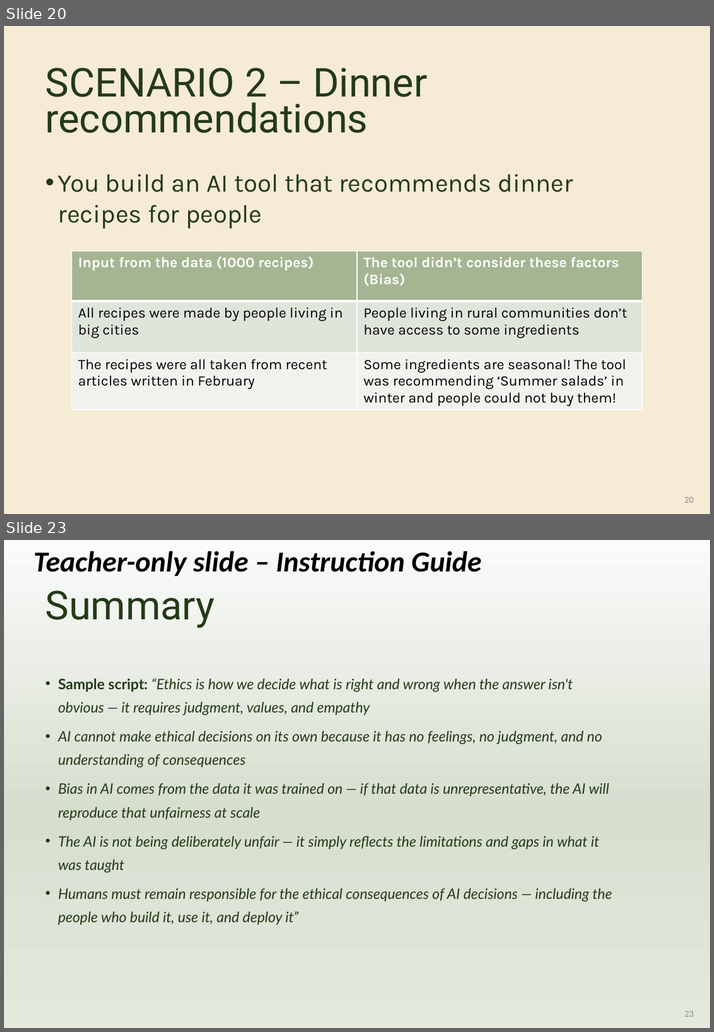
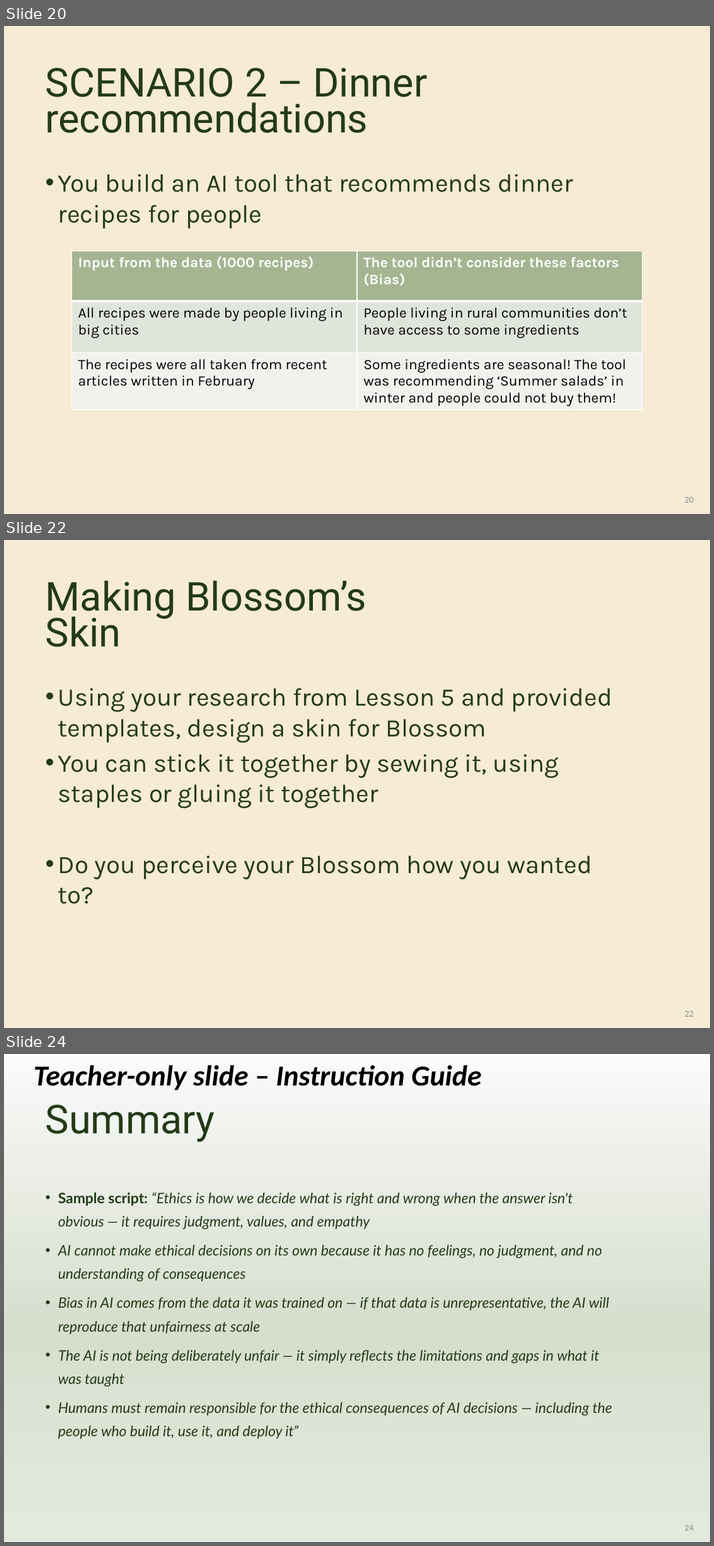
Before and after one commit to OutbackRobots/Outback-Robots-Hub, a slide deck: docs/assets/slides/OutbackRobots_Lesson6_Slides_AIandEthics.pptx. Shown one above the other, each under a label of ours: slides 20 and 23 before the commit, slides 20, 22 and 24 after it; the slides between them are not shown. The pictures are 714x1032 and 714x1546 pixels, drawn with LibreOffice and Linux fonts; fonts in the diff are those of the drawing; background and template pictures are left out. Boxes give left, top, right and bottom in pixels: in the first picture for what was removed or moved away, otherwise in the second. Text is boxed around its words. In the diff, an @@ line names an element or a change of style, - is before the commit and + after.

Commit message:
updated lessons 1, 4, 5, 6

```diff
--- a/docs/assets/slides/OutbackRobots_Lesson6_Slides_AIandEthics.pptx
+++ b/docs/assets/slides/OutbackRobots_Lesson6_Slides_AIandEthics.pptx
@@ slide 22 added at bbox=[4, 540, 710, 1028], background #F6EBD5 @@
@@ text added at bbox=[46, 580, 366, 647], 44 pt, text #233A17 @@
+Making Blossom’s Skin
@@ text added at bbox=[58, 688, 612, 904], 28 pt, text #233A17 @@
+• Using your research from Lesson 5 and provided templates, design a skin for Blossom
+• You can stick it together by sewing it, using staples or gluing it together
+• Do you perceive your Blossom how you wanted to?
@@ page number added at bbox=[684, 1011, 694, 1017], 10 pt, text #8C8C8C @@
+22
@@ what was slide 23 is now slide 24 @@
@@ page number at bbox=[684, 1525, 694, 1531]: text changed @@
-23
+24
```
Also in this commit, not shown: 1 slide changed, 1 other slide added, 1 slide removed, 4 other files.
